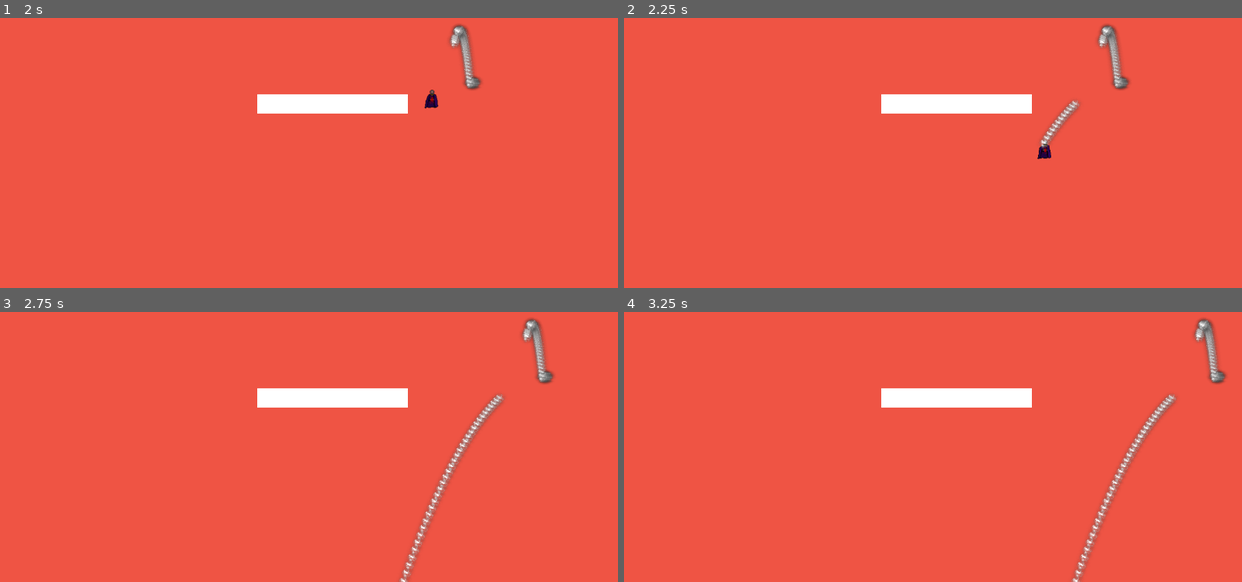
Above: before the commit, frames 1-4 (two rows, left to right).
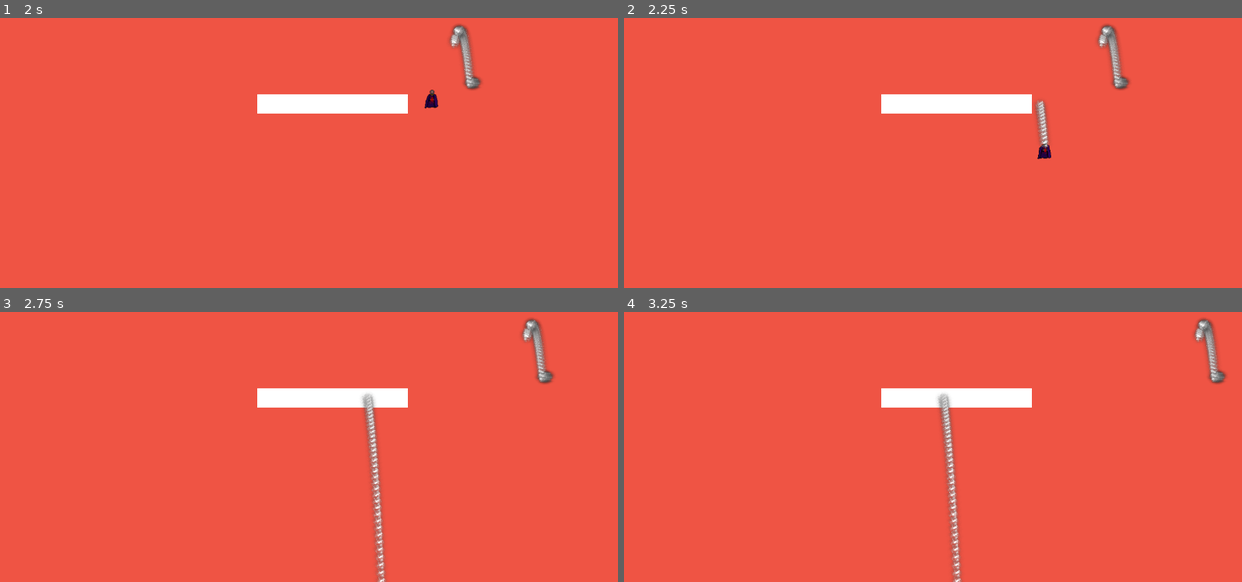
Above: after the commit, the same moments.

Repository: jsievert73/Final-Project-MSCH-220
Game: Godot game, scene res://Scenes/Level1.tscn
Same seed, same stepped clock (60 frames per second), same inputs: the game is played once before the commit and once after it. This scene is started directly instead of the project's main scene.
Inputs:
- Up to frame 1 (2 s): hold J (shoot) 0.53-1.28 s; hold D (move_right) from 0.53 s (still down); tap Space (jump) at 0.77, 1.52 s; tap J (shoot) at 1.35 s
- Up to frame 2 (2.25 s): release D (move_right) at 2.03 s; hold A (move_left) from 2.03 s (still down); hold J (shoot) from 2.03 s (still down)
- Up to frame 3 (2.75 s): keep holding A (move_left); keep holding J (shoot)
- Up to frame 4 (3.25 s): release A (move_left) at 2.78 s; release J (shoot) at 2.78 s; hold D (move_right) from 2.78 s (still down); tap J (shoot) at 2.85 s; tap Space (jump) at 3.02 s

Frame 1 is identical in both runs. In frame 2, 0.6% of the frame differs, in the area x 66-74%, y 30-49%; in frame 3, 2.4%; in frame 4, 2.4%, in the area x 50-90%, y 30-100%.

Commit message:
Updates shooting

Diff:
--- a/Godot/Scripts/FireBall.gd
+++ b/Godot/Scripts/FireBall.gd
@@ -2,14 +2,19 @@
 
 var speed = 200
 var velocity = Vector2()
-
+var direction = 1
 
 func _ready():
 	pass
 
 func _physics_process(delta):
-	velocity.x = speed*delta
+	velocity.x = speed*delta*direction
 	translate(velocity)
+
+func fireball_direction(dir):
+	direction = dir
+	if dir == -1:
+		$Sprite.flip_h = true
 
 func _on_VisibilityNotifier2D_screen_exited():
 	queue_free()
--- a/Godot/Scripts/Player.gd
+++ b/Godot/Scripts/Player.gd
@@ -27,6 +27,10 @@
 			velocity.y = -jump_speed
 	if Input.is_action_pressed("shoot"):
 		var FireBall = fireball.instance()
+		if sign($ProjectilePosition.position.x) == 1:
+			FireBall.fireball_direction(1)
+		else:
+			FireBall.fireball_direction(-1)
 		get_parent().add_child(FireBall)
 		FireBall.position = $ProjectilePosition.global_position
 	velocity = move_and_slide(velocity, up)
Not shown, added: Godot/Assets/Fireball (1).png.import
Not shown, added: Godot/Assets/KungFu_1.png.import
Not shown, added: Godot/Assets/KungFu_2.png.import
Not shown, added: Godot/Assets/KungFu_3.png.import
Not shown, added: Godot/Assets/Police_1.png.import
Not shown, added: Godot/Assets/Police_2.png.import
Not shown, added: Godot/Assets/Police_3.png.import
